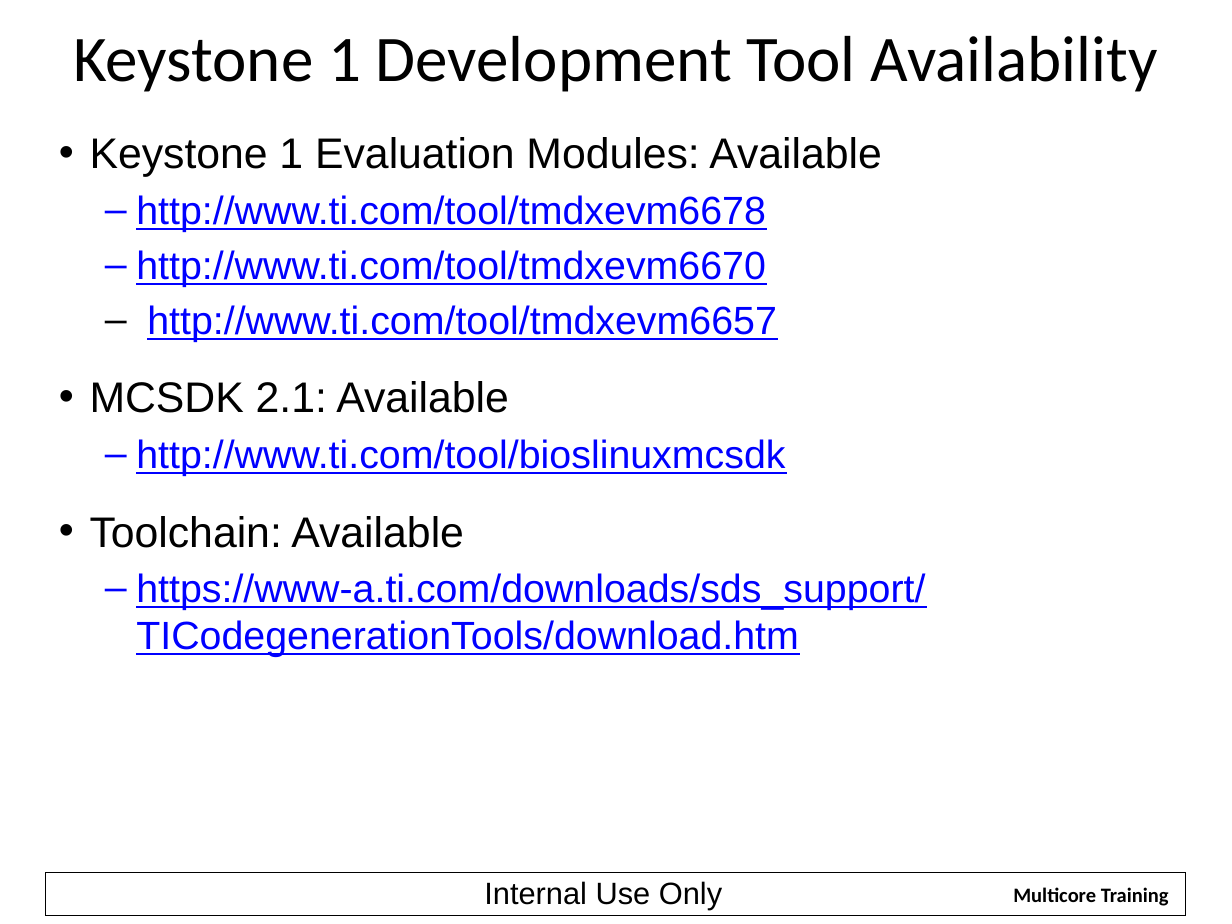
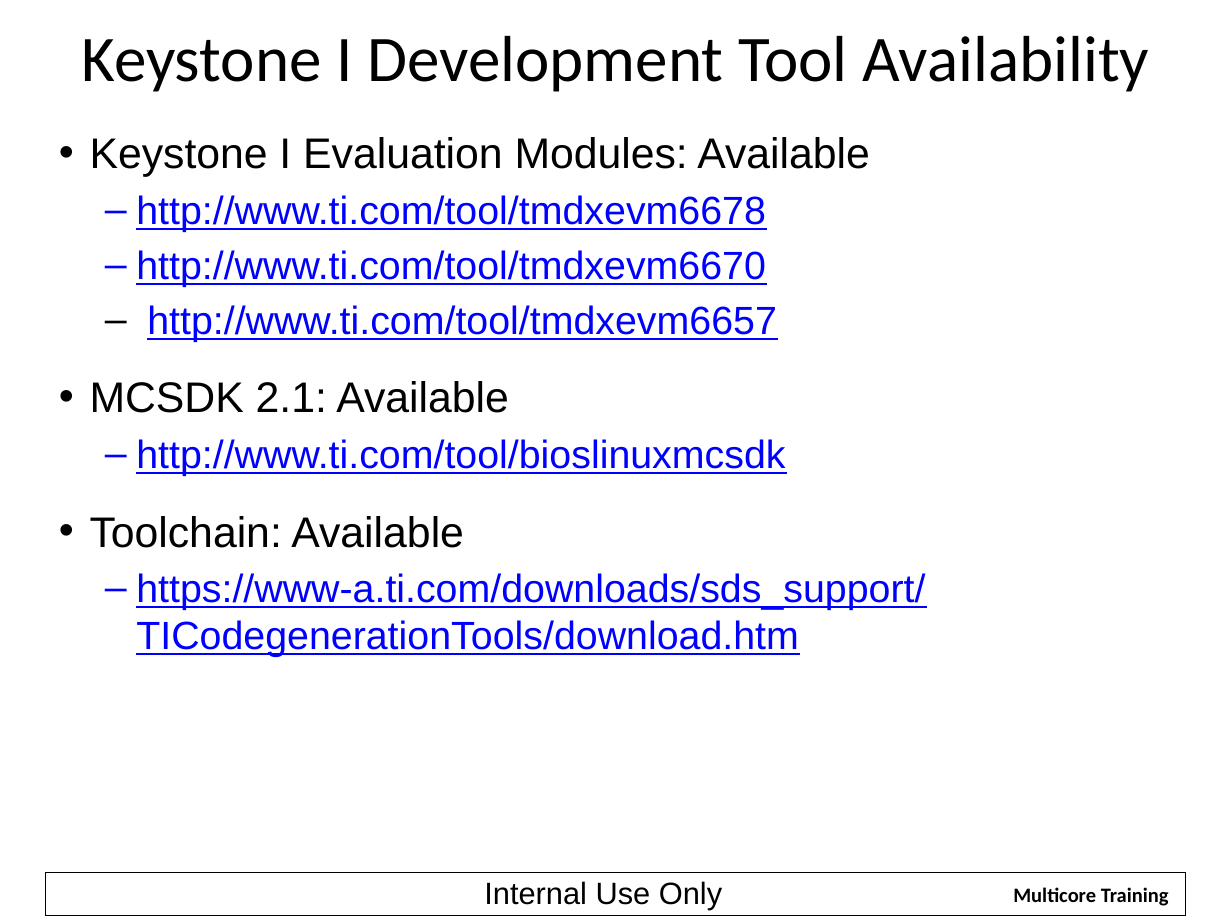
Before and after one commit to hari1989/keystone-workshop, a slide deck: slide 51 of preliminary/Working/presentations/KS1-2 SW Overview.pptx. Drawn at 1232x924 pixels with LibreOffice and Linux fonts; fonts in the diff are those of the drawing; background and template pictures are left out. Boxes give left, top, right and bottom in pixels: in the first picture for what was removed or moved away, otherwise in the second. Text is boxed around its words. In the diff, an @@ line names an element or a change of style, - is before the commit and + after.

```diff
--- a/preliminary/Working/presentations/KS1-2 SW Overview.pptx
+++ b/preliminary/Working/presentations/KS1-2 SW Overview.pptx
@@ text at bbox=[81, 36, 1149, 92]: text changed @@
-Keystone 1 Development Tool Availability
+Keystone I Development Tool Availability
@@ text at bbox=[90, 137, 870, 177]: text changed @@
-• Keystone 1 Evaluation Modules: Available
+• Keystone I Evaluation Modules: Available
```
Also in this commit, not shown: 12 other slides changed.
